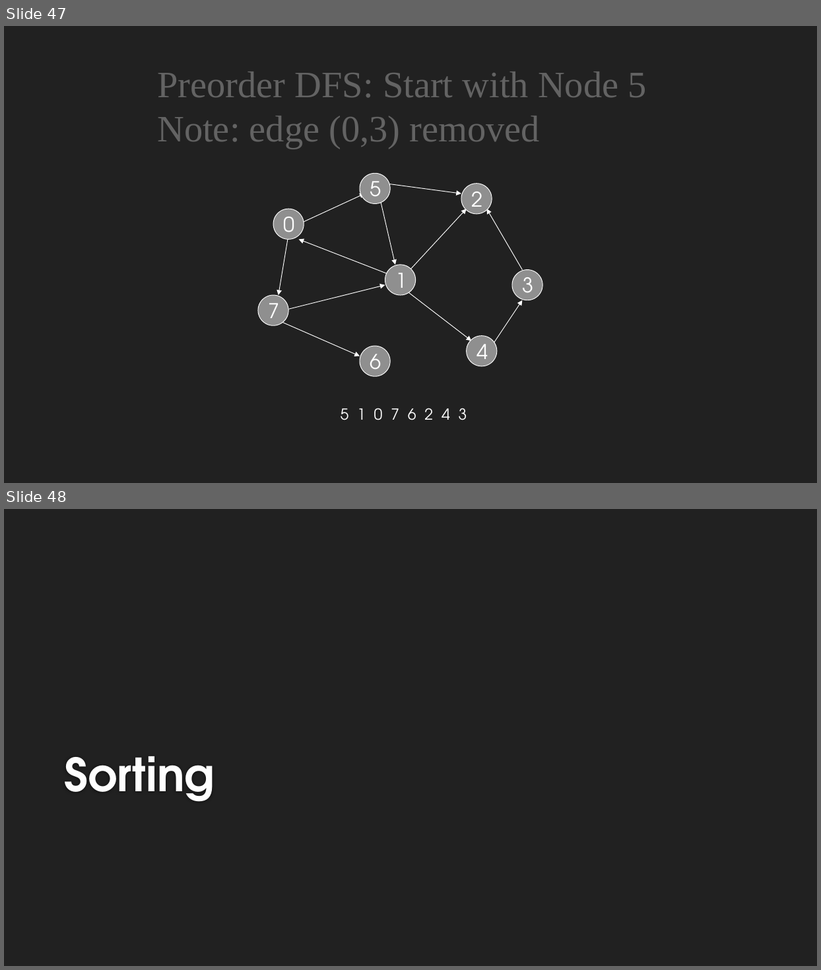
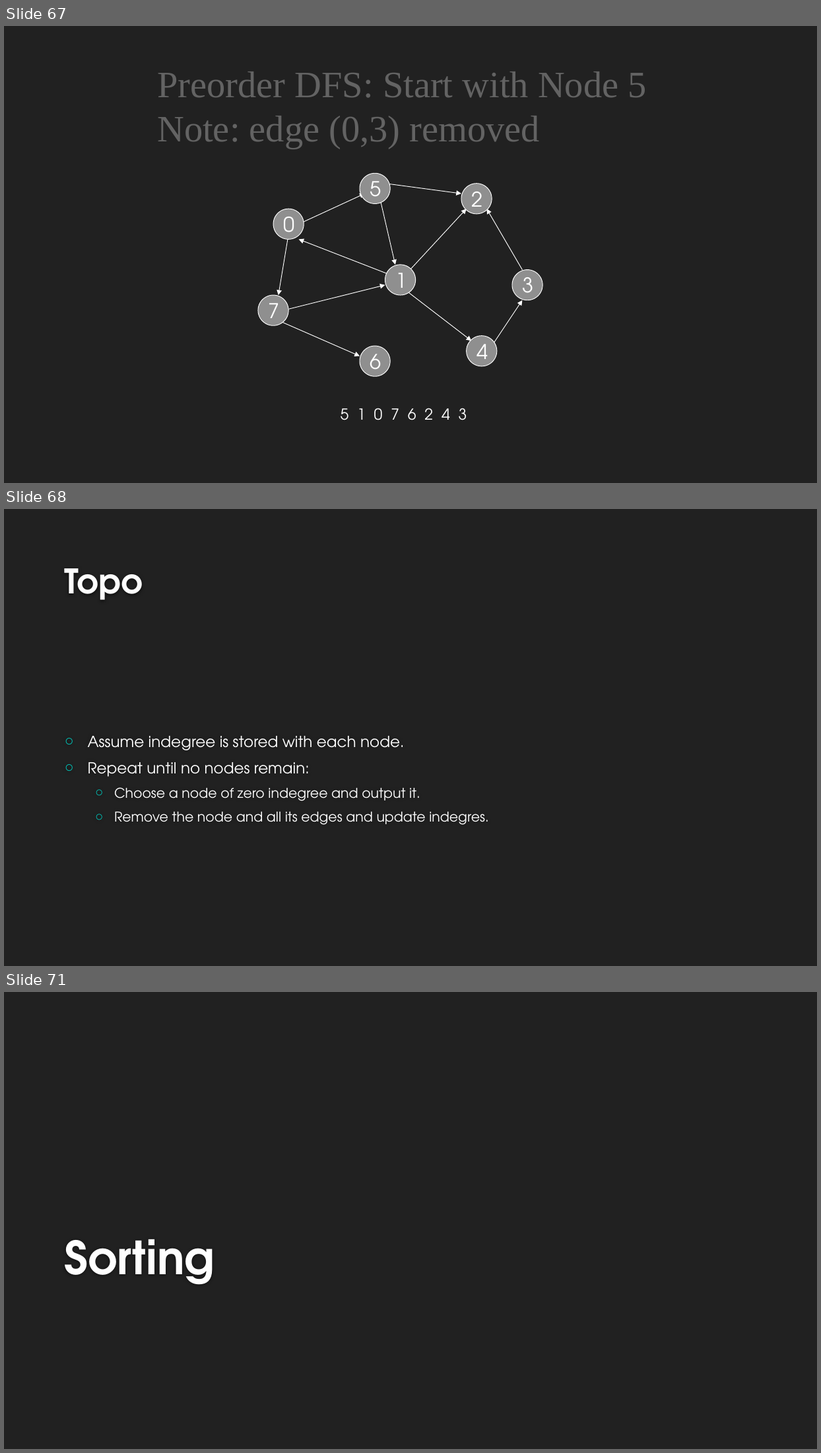
Before and after one commit to rohit0000/Graphs, a slide deck: Sorting.pptx. Shown one above the other, each under a label of ours: slides 47 and 48 before the commit, slides 67, 68 and 71 after it; the slides between them are not shown. The pictures are 821x970 and 821x1453 pixels, drawn with LibreOffice and Linux fonts; fonts in the diff are those of the drawing; background and template pictures are left out. Boxes give left, top, right and bottom in pixels: in the first picture for what was removed or moved away, otherwise in the second. Text is boxed around its words. In the diff, an @@ line names an element or a change of style, - is before the commit and + after.

```diff
--- a/Sorting.pptx
+++ b/Sorting.pptx
@@ slide 68 added at <box>4,509,817,966</box>, background #212121 @@
@@ title added at <box>64,568,143,600</box>, 40 pt, text #FEFEFE, bold @@
+Topo
@@ text added at <box>88,736,488,825</box>, 16 pt, text #FFFFFF @@
+○ Assume indegree is stored with each node.
+○ Repeat until no nodes remain:
+  ○ Choose a node of zero indegree and output it.
+  ○ Remove the node and all its edges and update indegres.
@@ what was slide 47 is now slide 67 @@
@@ what was slide 48 is now slide 71 @@
```
Also in this commit, not shown: 1 slide changed, 22 other slides added.
